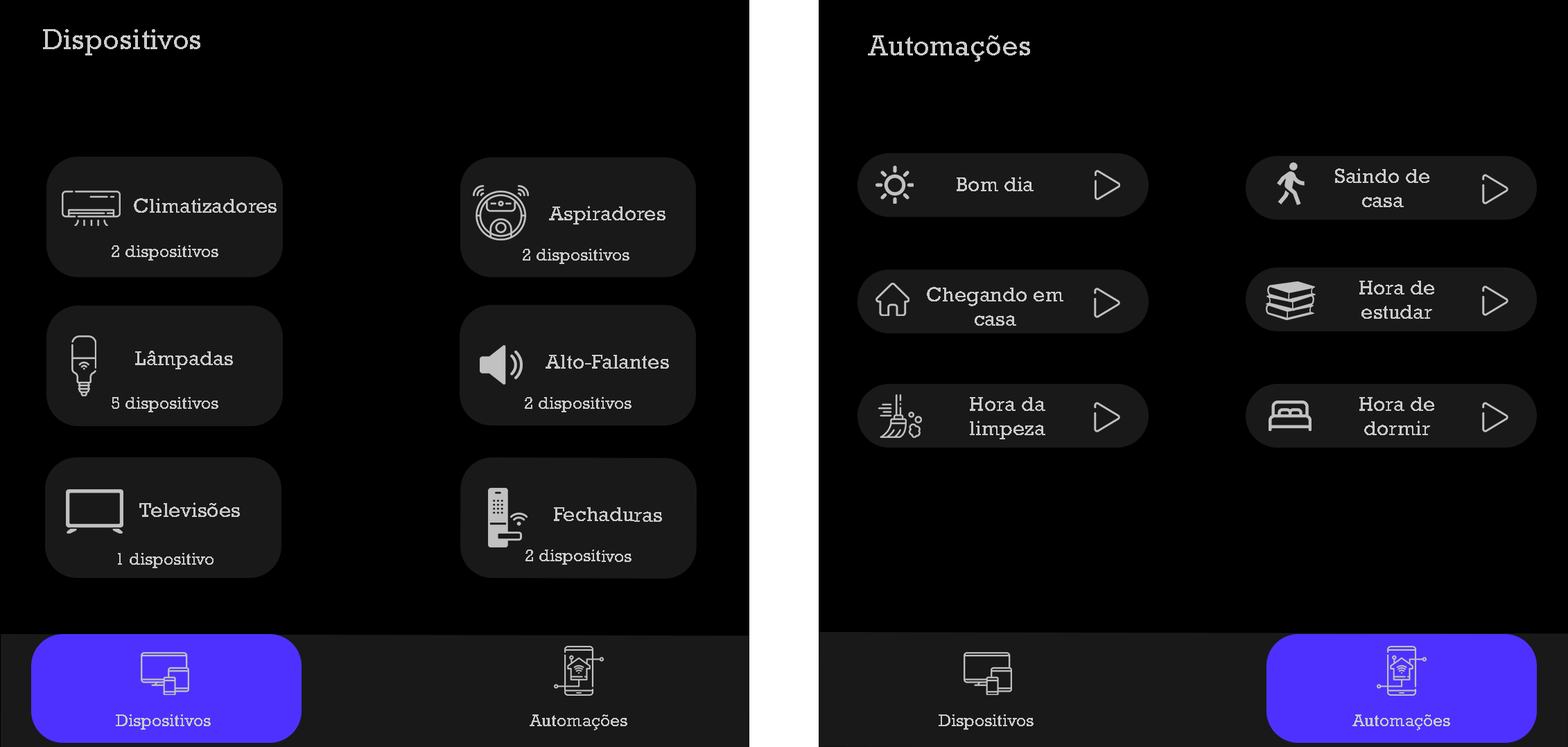
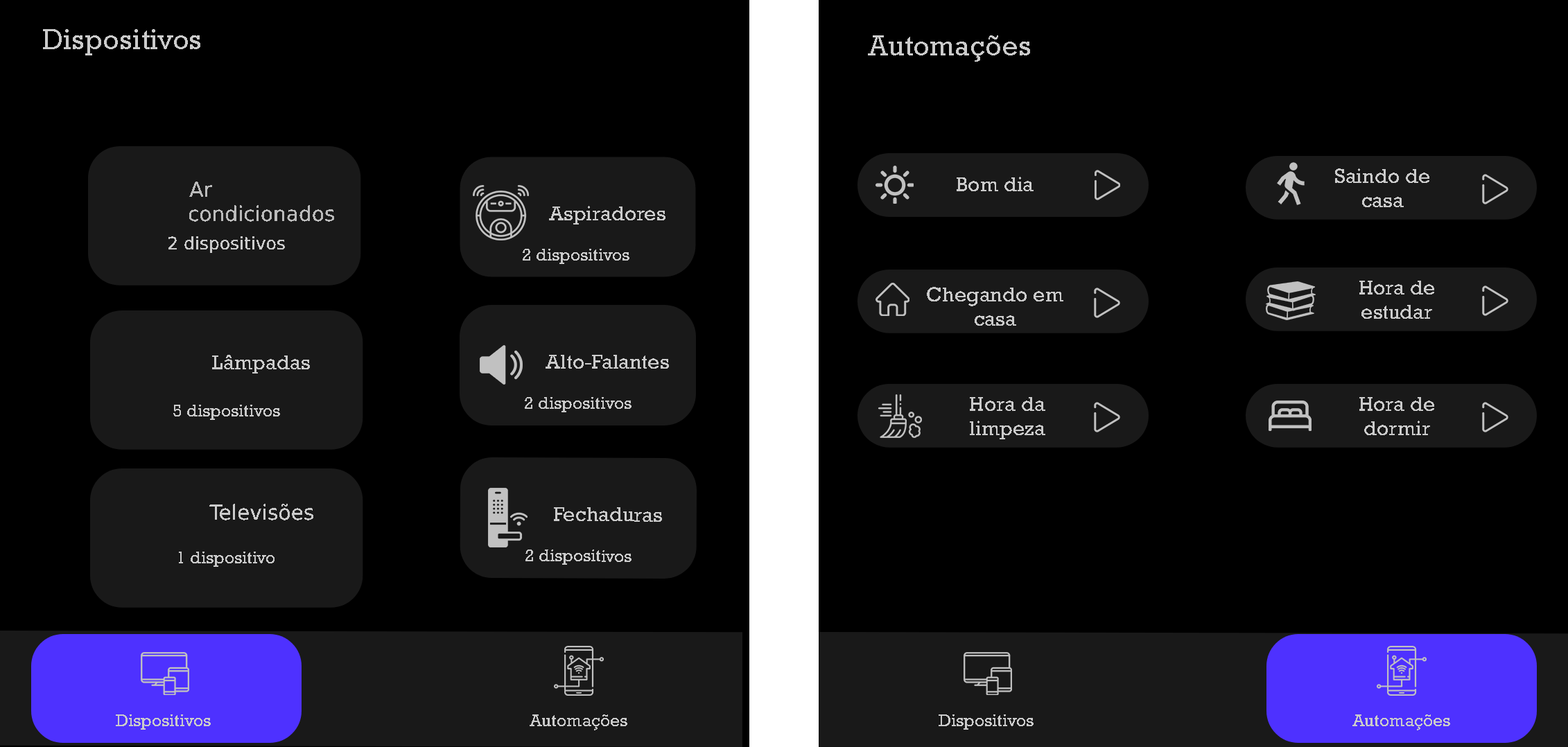
Layer changes from the first 1568×747 image to the second:
painted on "Retângulo Arredondado 2" (1st of 2, in "Prancheta 2" › "Aba dispositivos") over (x1=1266, y1=634, x2=1537, y2=744)
painted on "Retângulo Arredondado 3" (1st of 6, in "Prancheta 2" › "Lista automações" › "Hora de dormir") over (x1=1246, y1=386, x2=1537, y2=448)
painted on "Retângulo Arredondado 3" (2nd of 6, in "Prancheta 2" › "Lista automações" › "Hora de estudar") over (x1=1246, y1=269, x2=1537, y2=332)
painted on "Retângulo Arredondado 3" (5th of 6, in "Prancheta 2" › "Lista automações" › "Chegando em casa") over (x1=858, y1=271, x2=1149, y2=334)
painted on "Retângulo 2" (1st of 2, in "Prancheta 2") over (x1=841, y1=632, x2=1559, y2=747)
painted on "Retângulo 1" (1st of 2, in "Prancheta 2") over (x1=841, y1=153, x2=1559, y2=747)
painted on "Retângulo Arredondado 2" (2nd of 2, in "Prancheta 1") over (x1=31, y1=634, x2=302, y2=744)
painted on "Retângulo Arredondado 1 copiar 3" (1st of 2, in "Prancheta 1" › "fechaduras") over (x1=460, y1=458, x2=697, y2=579)
painted on "Retângulo Arredondado 1 copiar 3" (2nd of 2, in "Prancheta 1" › "alto falantes") over (x1=472, y1=305, x2=688, y2=426)
painted on "Retângulo Arredondado 1" (1st of 2, in "Prancheta 1" › "Aspiradores") over (x1=459, y1=156, x2=696, y2=278)
painted on "Retângulo Arredondado 1" (2nd of 2, in "Prancheta 1" › "climatizadores"), masked it over (x1=46, y1=156, x2=283, y2=278)
removed layer "Retângulo Arredondado 1 copiar" from group "Lampadas" over (x1=46, y1=305, x2=283, y2=427)
removed layer "Retângulo Arredondado 1 copiar 2" from group "Televisões" over (x1=45, y1=457, x2=282, y2=579)
painted on "Retângulo 2" (2nd of 2, in "Prancheta 1" › "Plano de fundo") over (x1=0, y1=634, x2=750, y2=747)
painted on "Retângulo 1" (2nd of 2, in "Prancheta 1" › "Plano de fundo") over (x1=0, y1=146, x2=750, y2=747)
painted on "Camada 0" over (x1=0, y1=146, x2=1559, y2=747)
…and 12 more changes (3 moved_by, 6 painted, 3 removed, 1 renamed)
